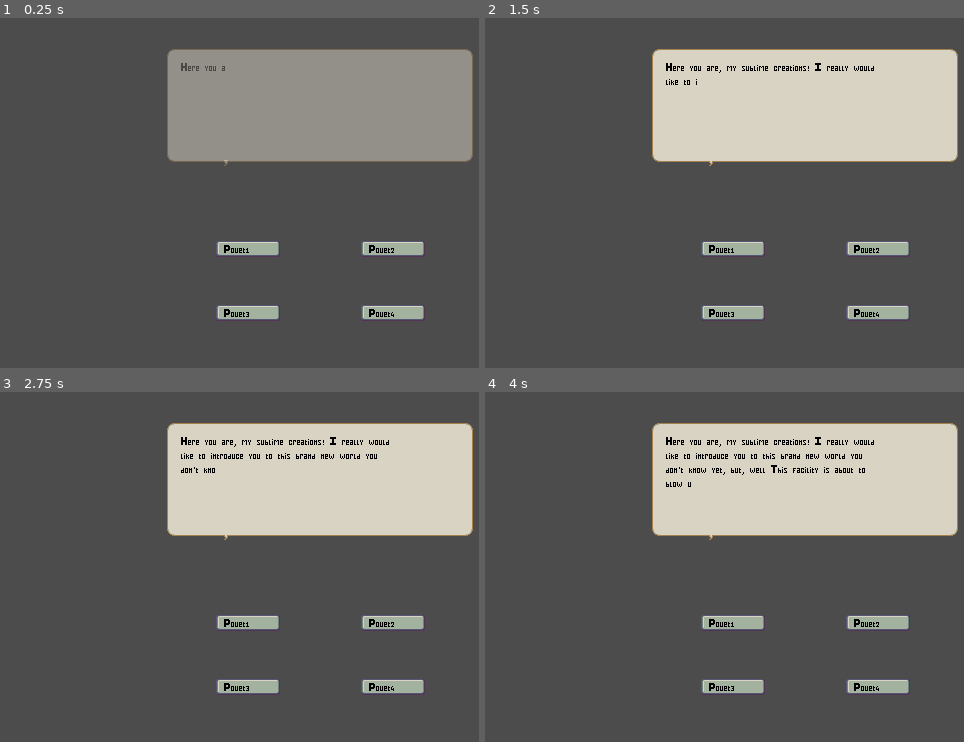
Above: before the commit, frames 1-4 (two rows, left to right).
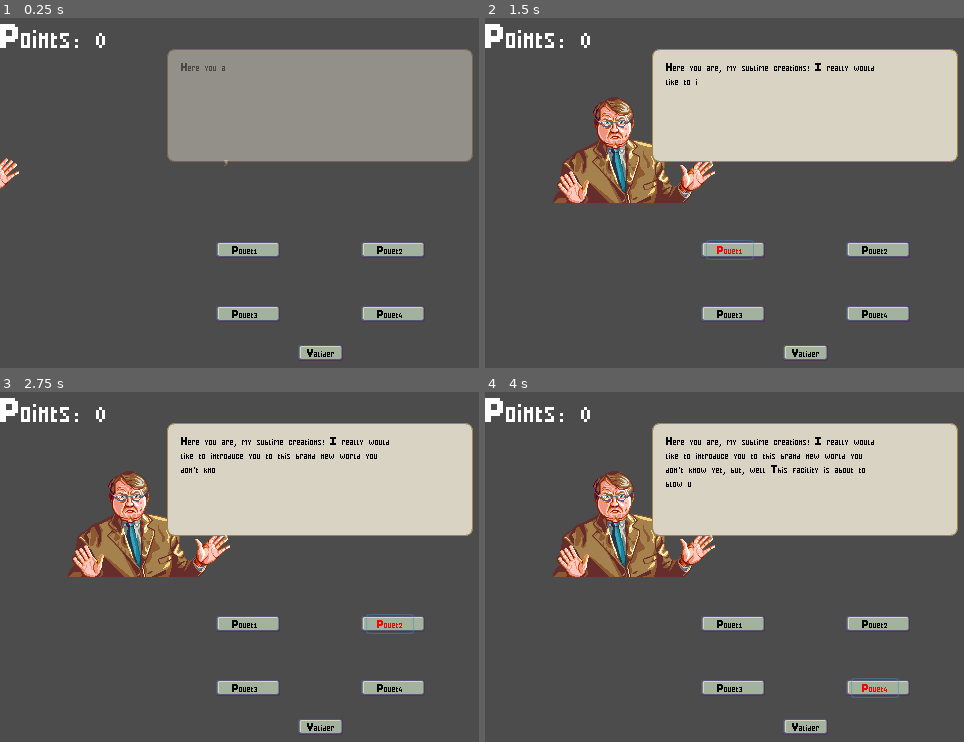
Above: after the commit, the same moments.

Repository: MrBSmith/FakeNews
Game: Godot game, scene res://Scenes/Game.tscn
Same seed, same stepped clock (60 frames per second), same inputs: the game is played once before the commit and once after it.
Inputs (mouse positions are in pixels of both pictures, inside the frame that each line leads up to):
- Up to frame 1 (0.25 s): no input
- Up to frame 2 (1.5 s): click (805, 354) at 0.5 s, where only the run after the commit has a clickable "Valider"; click (729, 249) at 1.25 s, where only the run after the commit has a clickable "Pouet1"
- Up to frame 3 (2.75 s): click (387, 623) at 2 s, where only the run after the commit has a clickable "Pouet2"
- Up to frame 4 (4 s): click (729, 689) at 2.75 s, where only the run after the commit has a clickable "Pouet3"; click (872, 689) at 3.5 s, where only the run after the commit has a clickable "Pouet4"

The runs differ from the first frame. In frame 1, 2.1% of the frame differs, in the area x 0-89%, y 1-98%; in frame 2, 7.0%; in frame 3, 7.0%; in frame 4, 7.0%.

Commit message:
Add portrait

Diff:
--- a/Autoloads/Dialogue/Text.csv
+++ b/Autoloads/Dialogue/Text.csv
@@ -1,11 +1,26 @@
 keys;fr;en
+;;
+PORT_QUIZZ_1;Montagnier;Montagnier
+PORT_QUIZZ_2;Montagnier;Montagnier
+PORT_QUIZZ_3;Montagnier;Montagnier
+PORT_QUIZZ_4;Montagnier;Montagnier
+PORT_QUIZZ_5;Montagnier;Montagnier
+PORT_QUIZZ_6;Montagnier;Montagnier
+PORT_QUIZZ_7;Montagnier;Montagnier
+PORT_QUIZZ_8;Montagnier;Montagnier
+PORT_QUIZZ_9;Montagnier;Montagnier
+PORT_QUIZZ_10;Montagnier;Montagnier
+;;
 DIAL_QUIZZ_1;Pouet;Here you are, my sublime creations! I really would like to introduce you to this brand new world you …(367 unchanged characters)…
 DIAL_QUIZZ_2;;I've prepared some of my minions to show you the way. They will learn you everything you need to know, more or less. They are dumb as hell, but well it will have to do.
 DIAL_QUIZZ_3;;Well, nervemind what I said before: This room is NOT safe. Now stay as far as you can from the Xion cloud and RUN!
 DIAL_QUIZZ_4;;Do you see these purple crates? DON'T TOUCH IT! This is where I stock my precious Xion energy.
 DIAL_QUIZZ_5;;You see that blue flame that you've just lit ?! That's how my little time machine works. It can gets you back to the last blue flame you've met. Make sure not to miss the next ones!
 DIAL_QUIZZ_6;;The exit is near! All you need to do is to trigger the buttons and the door will open. But you won't be safer in the next area: continue running fast or the Xion will fry your precious circuits.
-;;
+DIAL_QUIZZ_7;;
+DIAL_QUIZZ_8;;
+DIAL_QUIZZ_9;;
+DIAL_QUIZZ_10;;
 ;;
 DIAL_QUIZZ_1_0;;Pouet1
 DIAL_QUIZZ_1_1;;Pouet2
--- a/Scenes/Button/Answer/Answer.gd
+++ b/Scenes/Button/Answer/Answer.gd
@@ -1,17 +1,25 @@
 extends ButtonBase
+class_name AnswerButton
 
 var key : String = "" setget set_key, get_key
 var is_valid : bool = false
+var is_pressed : bool = false
 
 func set_key(value: String):
 	key = value
 	var text = DIALOGUE.get_current_translation().get_message(key)
+
+	# Search for a valid tag in the string
 	var tag_pos = text.findn("[v]")
 	if tag_pos != -1:
 		is_valid = true
 		text.erase(tag_pos, 3)
+
 	set_text(text)
 
 
 func get_key() -> String:
 	return key
+
+func on_pressed():
+	is_pressed = !is_pressed
--- a/Scenes/Button/Answer/Answer.tscn
+++ b/Scenes/Button/Answer/Answer.tscn
@@ -5,3 +5,6 @@
 
 [node name="Answer" instance=ExtResource( 1 )]
 script = ExtResource( 2 )
+
+[node name="Button" parent="." index="0"]
+custom_colors/font_color_pressed = Color( 0, 0.298039, 1, 1 )
--- a/Scenes/Button/Button.gd
+++ b/Scenes/Button/Button.gd
@@ -1,7 +1,15 @@
 extends NinePatchRect
 class_name ButtonBase
+
+func _ready():
+	var _err = $Button.connect("pressed", self, "on_pressed")
 
 func set_text(text: String):
 	if text.length() != 1:
 		_set_size(Vector2(16 + 8 * text.length(), 16))
-	$Label.set_text(text)
+		$Button.set_size(Vector2(8 * text.length(), 16))
+	$Button.set_text(text)
+
+
+func on_pressed():
+	pass
--- a/Scenes/Button/Button.tscn
+++ b/Scenes/Button/Button.tscn
@@ -36,19 +36,22 @@
 "_edit_use_anchors_": false
 }
 
-[node name="Label" type="Label" parent="."]
+[node name="Button" type="Button" parent="."]
 anchor_left = 0.125
 anchor_top = 0.062
 anchor_right = 0.125
 anchor_bottom = 0.062
-margin_top = 0.00799996
-margin_right = 14.0
-margin_bottom = 13.008
+margin_left = -2.56382
+margin_top = -2.55582
+margin_right = 16.4362
+margin_bottom = 16.4442
 custom_fonts/font = ExtResource( 2 )
 custom_colors/font_color = Color( 0, 0, 0, 1 )
+custom_colors/font_color_hover = Color( 1, 0, 0, 1 )
+custom_colors/font_color_pressed = Color( 1, 0, 0, 1 )
+action_mode = 0
 text = "A"
-align = 1
-valign = 1
+flat = true
 __meta__ = {
 "_edit_use_anchors_": false
 }
--- /dev/null
+++ b/Scenes/Button/Submit/Submit.gd
@@ -0,0 +1,13 @@
+extends ButtonBase
+
+onready var UI_node = get_parent().get_parent()
+
+signal submit
+
+
+func _ready():
+	var _err = connect("submit", UI_node, "on_submit")
+
+
+func on_pressed():
+	emit_signal("submit")
--- /dev/null
+++ b/Scenes/Button/Submit/Submit.tscn
@@ -0,0 +1,14 @@
+[gd_scene load_steps=3 format=2]
+
+[ext_resource path="res://Scenes/Button/Button.tscn" type="PackedScene" id=1]
+[ext_resource path="res://Scenes/Button/Submit/Submit.gd" type="Script" id=2]
+
+[node name="Submit" instance=ExtResource( 1 )]
+margin_left = 0.0
+margin_top = 0.0
+margin_right = 45.0
+margin_bottom = 16.0
+script = ExtResource( 2 )
+
+[node name="Button" parent="." index="0"]
+text = "Valider"
--- a/Scenes/Game.tscn
+++ b/Scenes/Game.tscn
@@ -1,6 +1,26 @@
-[gd_scene load_steps=2 format=2]
+[gd_scene load_steps=8 format=2]
 
 [ext_resource path="res://Scenes/Quizz/Quizz.gd" type="Script" id=1]
+[ext_resource path="res://Scenes/Quizz/UI.gd" type="Script" id=2]
+[ext_resource path="res://Scenes/Quizz/Points.gd" type="Script" id=3]
+[ext_resource path="res://Global/Fonts/BoldCapsPixel48.tres" type="DynamicFont" id=4]
+[ext_resource path="res://Scenes/Portraits/Portrait.gd" type="Script" id=5]
+[ext_resource path="res://Scenes/Portraits/Montagnier.png" type="Texture" id=6]
+
+[sub_resource type="Animation" id=1]
+resource_name = "Appear"
+tracks/0/type = "value"
+tracks/0/path = NodePath(".:position")
+tracks/0/interp = 1
+tracks/0/loop_wrap = true
+tracks/0/imported = false
+tracks/0/enabled = true
+tracks/0/keys = {
+"times": PoolRealArray( 0, 1 ),
+"transitions": PoolRealArray( 1, 1 ),
+"update": 0,
+"values": [ Vector2( -131.575, 116.749 ), Vector2( 150, 116.749 ) ]
+}
 
 [node name="Quizz" type="Node2D"]
 script = ExtResource( 1 )
@@ -13,6 +33,7 @@
 [node name="UI" type="Control" parent="GUI"]
 anchor_right = 1.0
 anchor_bottom = 1.0
+script = ExtResource( 2 )
 __meta__ = {
 "_edit_use_anchors_": false
 }
@@ -25,14 +46,33 @@
 "_edit_use_anchors_": false
 }
 
+[node name="Portrait" type="Sprite" parent="GUI/UI/Questions"]
+position = Vector2( -131.575, 116.749 )
+texture = ExtResource( 6 )
+script = ExtResource( 5 )
+
+[node name="AnimationPlayer" type="AnimationPlayer" parent="GUI/UI/Questions/Portrait"]
+anims/Appear = SubResource( 1 )
+
 [node name="Answers" type="Control" parent="GUI/UI"]
 anchor_left = 0.5
 anchor_top = 1.0
 anchor_right = 0.5
 anchor_bottom = 1.0
 margin_left = -217.5
-margin_top = -190.0
+margin_top = -189.143
 margin_right = 217.5
+margin_bottom = 0.857391
 __meta__ = {
 "_edit_use_anchors_": false
 }
+
+[node name="Points" type="Label" parent="GUI"]
+margin_right = 40.0
+margin_bottom = 14.0
+custom_fonts/font = ExtResource( 4 )
+text = "Points: "
+script = ExtResource( 3 )
+__meta__ = {
+"_edit_use_anchors_": false
+}
--- /dev/null
+++ b/Scenes/Portraits/Portrait.gd
@@ -0,0 +1,16 @@
+extends Sprite
+
+var Montagnier = preload("res://Scenes/Portraits/Montagnier.png")
+var Casasnovas = preload("res://Scenes/Portraits/Casasnovas.png")
+var Raoult = preload("res://Scenes/Portraits/Raoult.png")
+
+
+func set_portrait(portrait_name : String):
+	if portrait_name in self:
+		set_texture(get(portrait_name))
+
+func appear():
+	$AnimationPlayer.play("Appear")
+
+func disappear():
+	$AnimationPlayer.play_backwards("Appear")
--- /dev/null
+++ b/Scenes/Quizz/Points.gd
@@ -0,0 +1,19 @@
+extends Label
+
+onready var default_text : String = get_text()
+var points : int = 0 setget set_points, get_points
+
+func _ready():
+	set_points(0)
+
+func set_points(value: int):
+	if value < 0 :
+		return
+	points = value
+	set_text(default_text + String(points))
+
+func get_points() -> int :
+	return points
+
+func add_to_points(value: int):
+	set_points(get_points() + value)
--- a/Scenes/Quizz/Quizz.gd
+++ b/Scenes/Quizz/Quizz.gd
@@ -2,6 +2,10 @@
 
 onready var dialogue_box_scene = preload("res://Scenes/Bubble/Bubble.tscn")
 onready var answer_scene = preload("res://Scenes/Button/Answer/Answer.tscn")
+onready var submit_scene = preload("res://Scenes/Button/Submit/Submit.tscn")
+
+onready var portrait_node = $GUI/UI/Questions/Portrait
+
 
 var dialogue_index : int = 0
 
@@ -10,8 +14,8 @@
 	generate_question()
 
 
-func on_timer_timeout():
-	generate_question()
+func get_portait_key(index: int) -> String:
+	return "PORT_QUIZZ_" + String(index)
 
 
 func generate_question():
@@ -25,6 +29,10 @@
 	var box_node = dialogue_box_scene.instance()
 	box_node.dialogue_key = DIALOGUE.get_dialogue_key(index)
 
+	var portrait_name = DIALOGUE.get_current_translation().get_message(get_portait_key(index))
+	portrait_node.set_portrait(portrait_name)
+	portrait_node.appear()
+
 	var questions_node = get_tree().get_current_scene().find_node("Questions")
 	var container_size : Vector2 = questions_node.get_size()
 	var box_size : Vector2 = box_node.get_size()
@@ -37,6 +45,8 @@
 func instanciate_responses(dial_index : int):
 	var answer_container_node = get_tree().get_current_scene().find_node("Answers")
 	var container_size : Vector2 = answer_container_node.get_size()
+
+	instanciate_submit(answer_container_node, container_size)
 
 	var index : int = 0
 
@@ -54,3 +64,24 @@
 			answer_container_node.call_deferred("add_child", answer_button)
 
 			index += 1
+
+
+func instanciate_submit(answer_container_node: Node, container_size: Vector2):
+	var submit_node = submit_scene.instance()
+	var submit_size = submit_node.get_size()
+	submit_node.set_position(Vector2(container_size.x / 2 - submit_size.x / 2, container_size.y - container_size.y/6))
+	answer_container_node.call_deferred("add_child", submit_node)
+
+
+func on_submit(right_answer : bool):
+	instanciate_reaction(right_answer)
+
+
+func on_timer_timeout():
+	generate_question()
+
+
+func instanciate_reaction(right_answer: bool):
+	if right_answer:
+		var points_node = $GUI/Points
+		points_node.add_to_points(1)
--- /dev/null
+++ b/Scenes/Quizz/UI.gd
@@ -0,0 +1,30 @@
+extends Control
+
+onready var answer_node = $Answers
+
+signal submit
+
+
+func _ready():
+	var _err = connect("submit", owner, "on_submit")
+
+
+func on_submit():
+	var found_valid_answer : int = 0
+	var total_valid_answer : int = 0
+
+
+	# Count the number of answers to find, and the number of found answers
+	for answer in answer_node.get_children():
+		if not answer is AnswerButton:
+			continue
+
+		if answer.is_valid:
+			total_valid_answer += 1
+
+			if answer.is_pressed:
+				found_valid_answer += 1
+
+	var right_answer : bool = found_valid_answer == total_valid_answer
+
+	emit_signal("submit", right_answer)
--- a/project.godot
+++ b/project.godot
@@ -9,6 +9,11 @@
 config_version=4
 
 _global_script_classes=[ {
+"base": "ButtonBase",
+"class": "AnswerButton",
+"language": "GDScript",
+"path": "res://Scenes/Button/Answer/Answer.gd"
+}, {
 "base": "Node",
 "class": "AutoloadBase",
 "language": "GDScript",
@@ -80,6 +85,7 @@
 "path": "res://AbstractClasses/SubMenuBase.gd"
 } ]
 _global_script_class_icons={
+"AnswerButton": "",
 "AutoloadBase": "",
 "BreakableSpriteBase": "",
 "ButtonBase": "",
@@ -115,6 +121,29 @@
 window/stretch/mode="2d"
 window/stretch/aspect="keep_width"
 
+[importer_defaults]
+
+texture={
+"compress/bptc_ldr": 0,
+"compress/hdr_mode": 0,
+"compress/lossy_quality": 0.7,
+"compress/mode": 0,
+"compress/normal_map": 0,
+"detect_3d": false,
+"flags/anisotropic": false,
+"flags/filter": false,
+"flags/mipmaps": false,
+"flags/repeat": 0,
+"flags/srgb": 2,
+"process/HDR_as_SRGB": false,
+"process/fix_alpha_border": true,
+"process/invert_color": false,
+"process/premult_alpha": false,
+"size_limit": 0,
+"stream": false,
+"svg/scale": 1.0
+}
+
 [locale]
 
 translations=PoolStringArray( "res://Autoloads/Dialogue/Text.en.translation", "res://Autoloads/Dialogue/Text.fr.translation" )
Binary file changed: Autoloads/Dialogue/Text.en.translation
Binary file changed: Autoloads/Dialogue/Text.fr.translation
Binary file added: Scenes/Portraits/Casasnovas.png
Not shown, added: Scenes/Portraits/Casasnovas.png.import
Binary file added: Scenes/Portraits/Defakator.png
Not shown, added: Scenes/Portraits/Defakator.png.import
Binary file added: Scenes/Portraits/Montagnier.png
Not shown, added: Scenes/Portraits/Montagnier.png.import
Binary file added: Scenes/Portraits/Raoult.png
Not shown, added: Scenes/Portraits/Raoult.png.import
